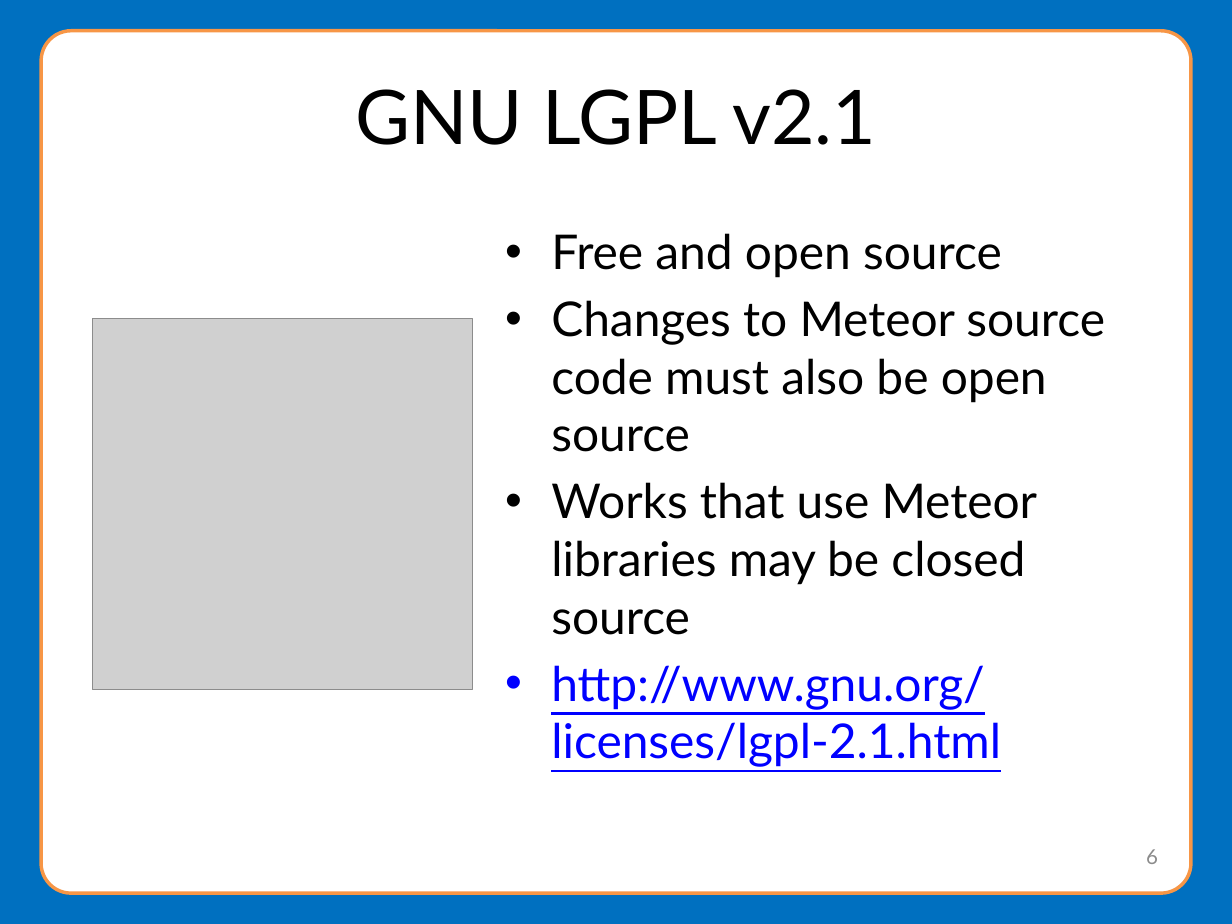
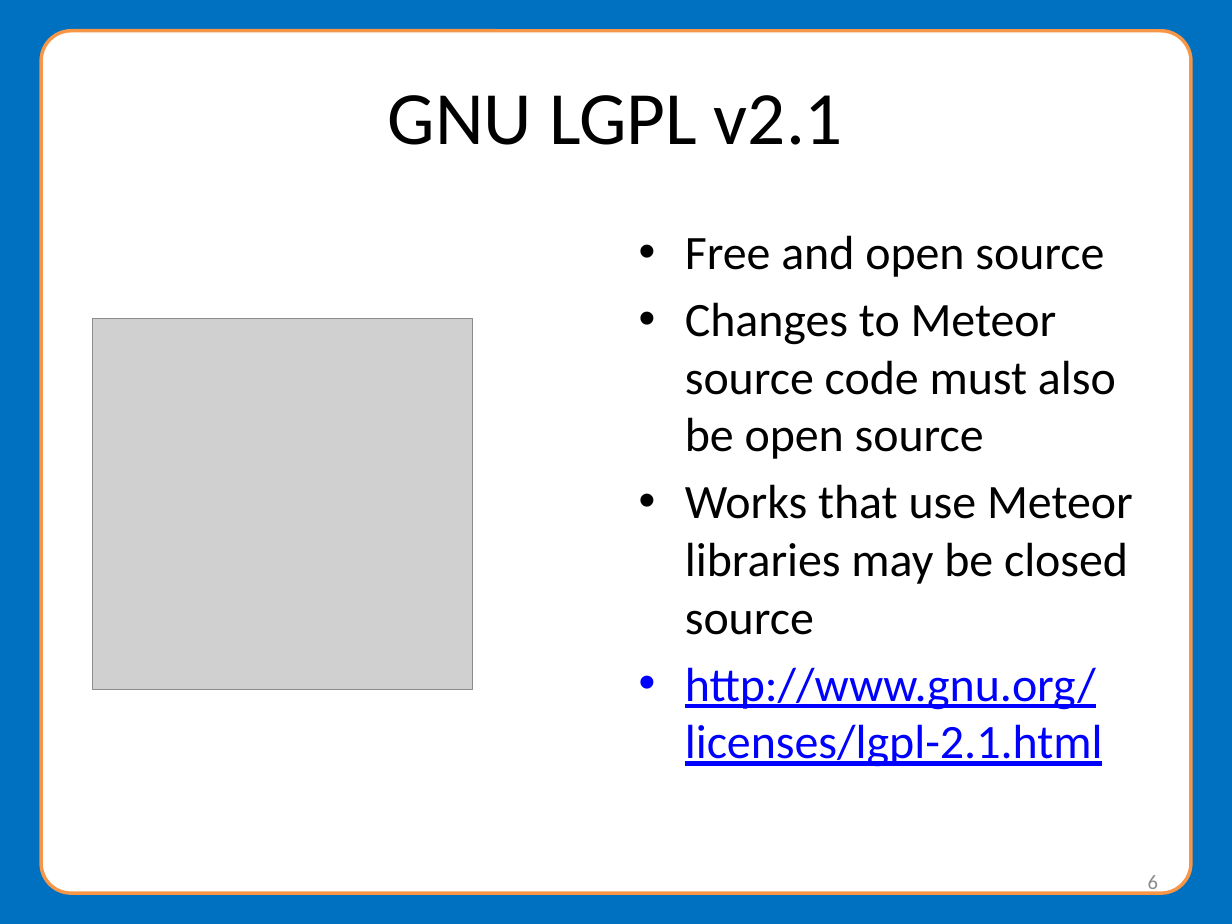
Before and after one commit to NationalStudentClearinghouse/Meteor4, a slide deck: slide 6 of docs/webinar/MeteorWebinarPresentation.pptx. Drawn at 1232x924 pixels with LibreOffice and Linux fonts; fonts in the diff are those of the drawing; grey boxes stand for pictures; background and template pictures are left out. Boxes give left, top, right and bottom in pixels: in the first picture for what was removed or moved away, otherwise in the second. Text is boxed around its words. In the diff, an @@ line names an element or a change of style, - is before the commit and + after.

```diff
--- a/docs/webinar/MeteorWebinarPresentation.pptx
+++ b/docs/webinar/MeteorWebinarPresentation.pptx
@@ font Lato to Calibri in 3 elements at box(388, 95, 843, 145), box(1148, 875, 1158, 895), box(685, 235, 1133, 767) @@
@@ text "Free and open source": place and size @@
-text "Free and open source" at box(551, 233, 1105, 767)
+text "Free and open source" at box(685, 235, 1133, 767)
@@ page number: place and size @@
-page number at box(1146, 849, 1158, 864)
+page number at box(1148, 875, 1158, 895)
```
Also in this commit, not shown: 13 other slides changed, 20 slides added, 1 slide removed, 1 other file.
